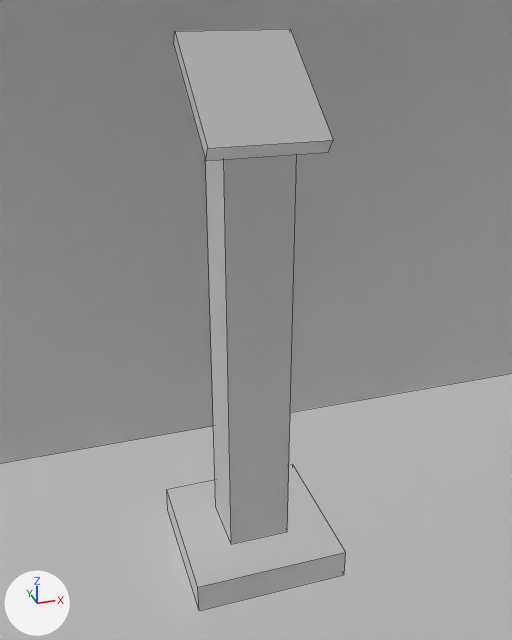
The Blender file DyNaDeMo/assets/Textures/ButtonRoom.blend as it was, and as the next commit left it.
Camera for both pictures: a 50 mm camera at (-0.231, -0.049, 0.717) aimed at (0.008, 0.702, 0.346). Every picture has the same lights, and +X, +Y and +Z are marked at lower left. Mesh edges are drawn as thin lines. Everything nearer to the camera than a plane just in front of the edit is cut away.

In view in the first picture: 'Room', 'Stand'.
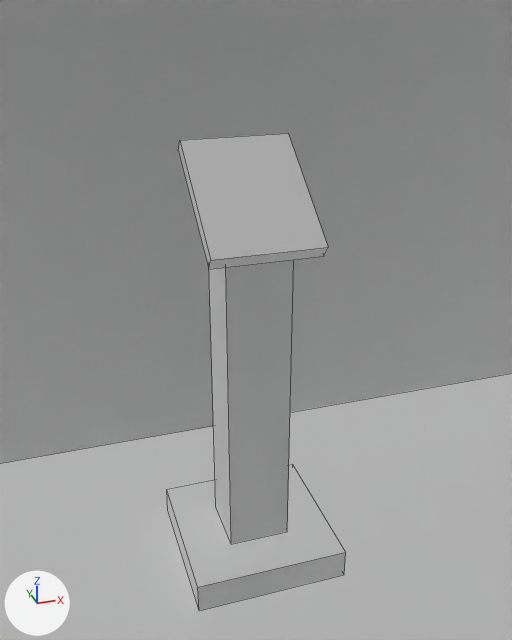
Where the change shows, as pixel boxes [x1, y1, x2, y2] in the pictures (512 x 640 px; the box of a moved part takes in the faces that stretch with it):
'Stand', reshaped (18% shorter)
    before: [167, 29, 346, 611]
    after: [167, 134, 346, 611]
part 1 of me_plane_007, moved or reshaped
    before: [174, 29, 333, 483]
    after: [178, 134, 328, 483]

Patch to the scene script:
```diff
--- a/DyNaDeMo/assets/Textures/ButtonRoom.blend.py
+++ b/DyNaDeMo/assets/Textures/ButtonRoom.blend.py
@@ me_plane_007 @@
 me_plane_007.from_pydata(...)  # 24 vertices, 17 faces, 4 loose edges; spans x -1.0..1.0, y -1.0..1.0, z 0.0..1.68
 # used by ob_stand; parent = ob_room; location = (0.0, 0.7, 0.0); scale = (0.1, 0.1, 0.4)
+# me_plane_007 part 1: all 12 vertices in x -0.65..0.65, y -0.76..0.65, z 1.4..1.68 are moved by (0.0, 0.0, -0.29)
 me_plane_007.materials.append(mat_room)
```
